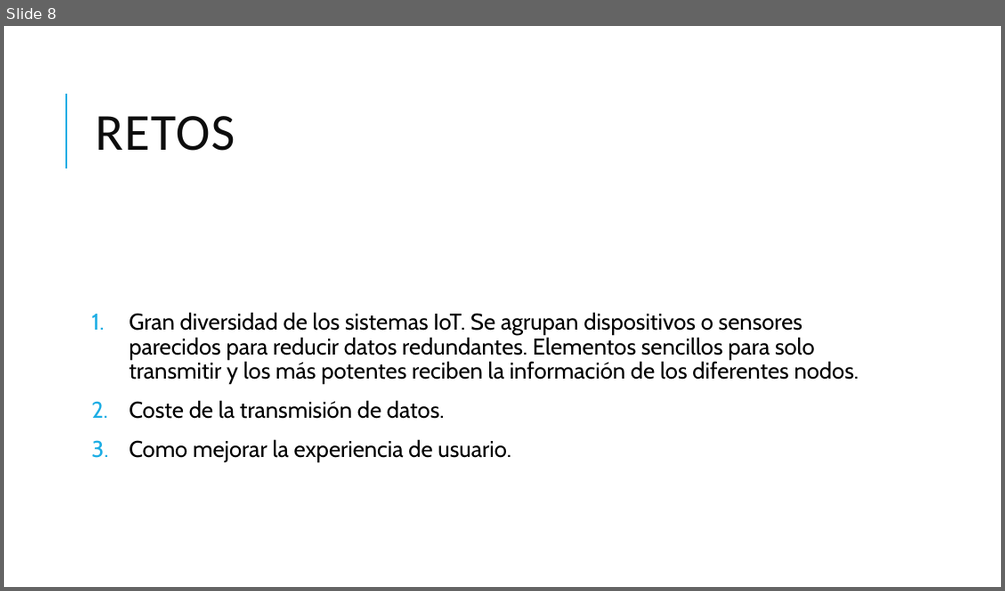
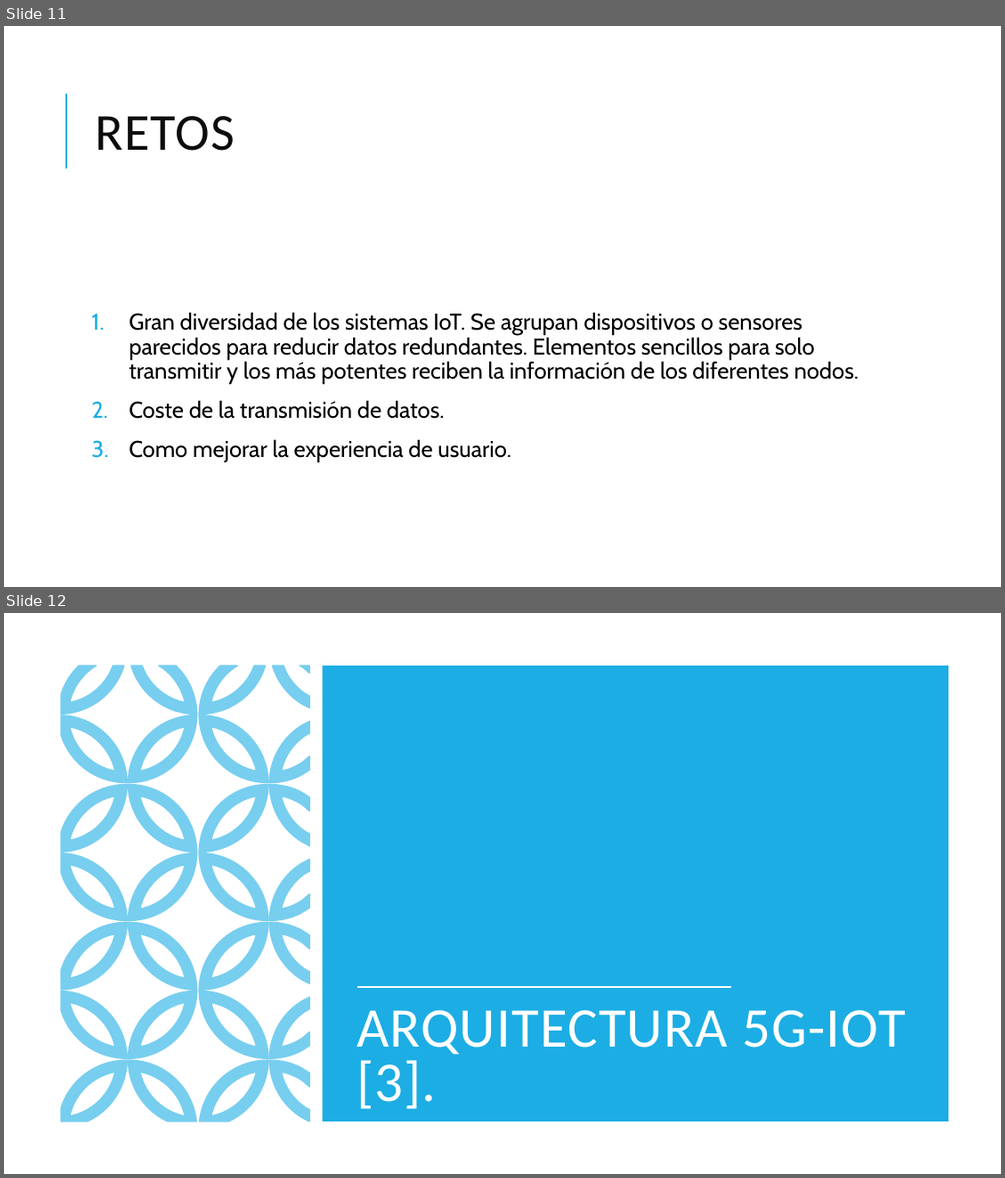
Before and after one commit to Jorjo80/TFM, a slide deck: 1ªInvestigacion/5g.pptx. Shown one above the other, each under a label of ours: slide 8 before the commit, slides 11 and 12 after it. The pictures are 1005x591 and 1005x1178 pixels, drawn with LibreOffice and Linux fonts; fonts in the diff are those of the drawing. Boxes give left, top, right and bottom in pixels: in the first picture for what was removed or moved away, otherwise in the second. Text is boxed around its words. In the diff, an @@ line names an element or a change of style, - is before the commit and + after.

```diff
--- a/1ªInvestigacion/5g.pptx
+++ b/1ªInvestigacion/5g.pptx
@@ slide 12 added at (x1=4, y1=613, x2=1001, y2=1174), background #000000; not listed: 1 template element that a slide beside it also shows @@
@@ freeform shape added at (x1=4, y1=613, x2=1001, y2=1174), fill #FFFFFF @@
@@ freeform shape added at (x1=61, y1=666, x2=309, y2=1121), fill #77CEEF, outline #77CEEF 1.25 pt @@
@@ rectangle added at (x1=323, y1=666, x2=948, y2=1121), fill #1CADE4 @@
@@ title added at (x1=356, y1=1010, x2=906, y2=1109), 54 pt, text #FFFFFF @@
+ARQUITECTURA 5G-IOT [3].
@@ line added from (357, 987) to (732, 987), #FFFFFF 1.5 pt @@
@@ what was slide 8 is now slide 11 @@
```
Also in this commit, not shown: 3 slides changed, 8 other slides added.
